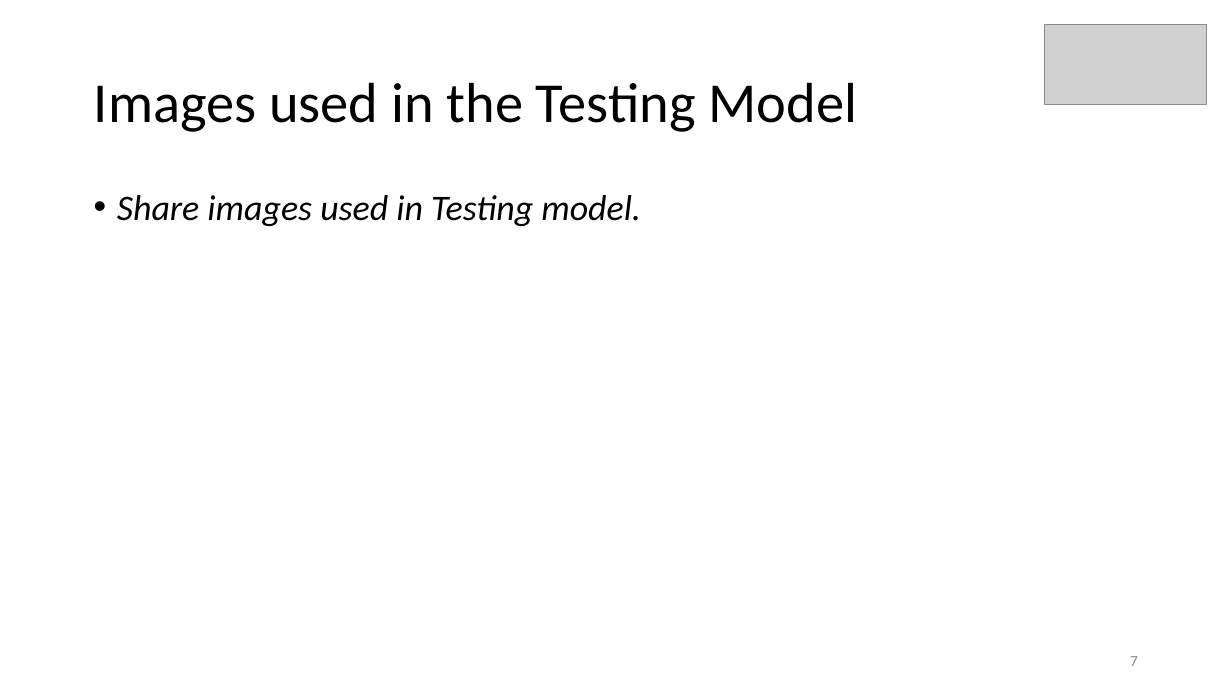
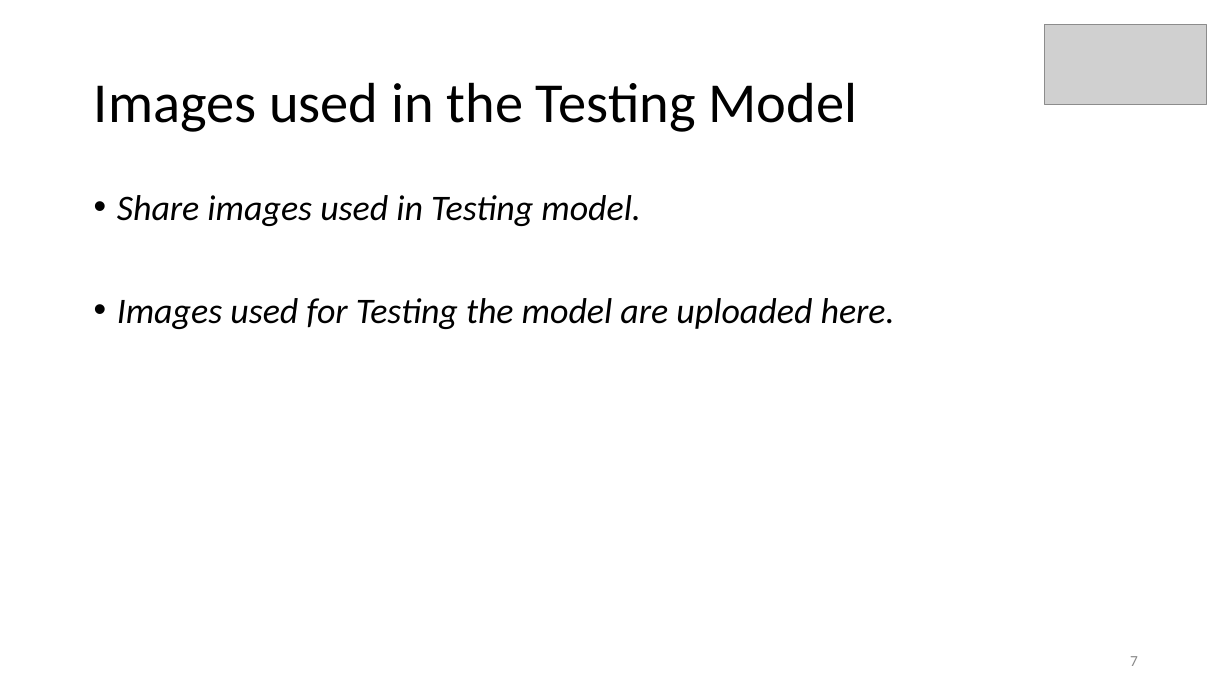
Before and after one commit to Yuvraj-kadale/Sauber, a slide deck: slide 7 of Team sauber.ppt. Drawn at 1232x693 pixels with LibreOffice and Linux fonts; fonts in the diff are those of the drawing; grey boxes stand for pictures. Boxes give left, top, right and bottom in pixels: in the first picture for what was removed or moved away, otherwise in the second. Text is boxed around its words. In the diff, an @@ line names an element or a change of style, - is before the commit and + after.

```diff
--- a/Team sauber.ppt
+++ b/Team sauber.ppt
@@ text at [117, 298, 895, 329]: paragraph added @@
+• Images used for Testing the model are uploaded here.
```
Also in this commit, not shown: 3 other slides changed, 2 slides added, 2 slides removed.
